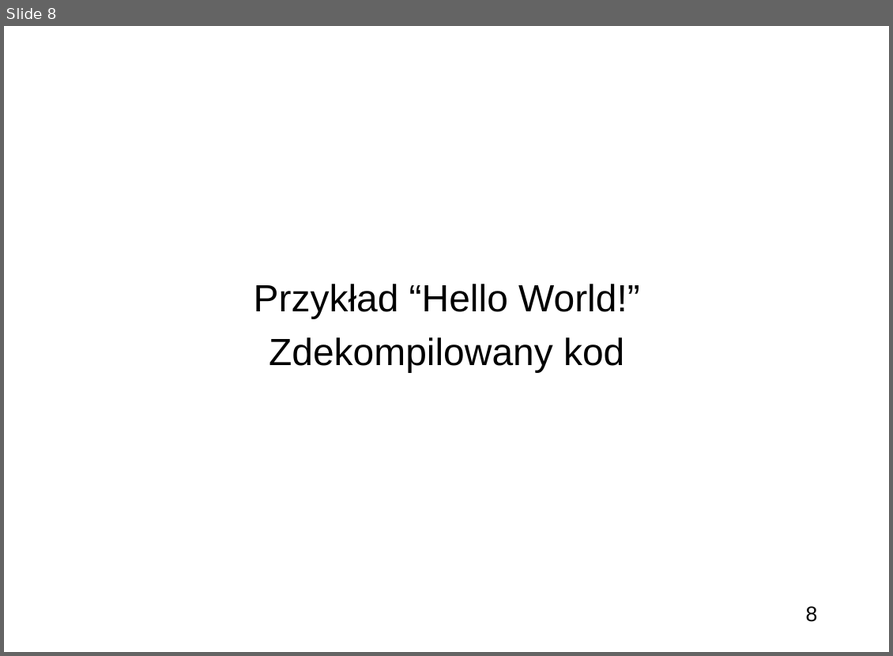
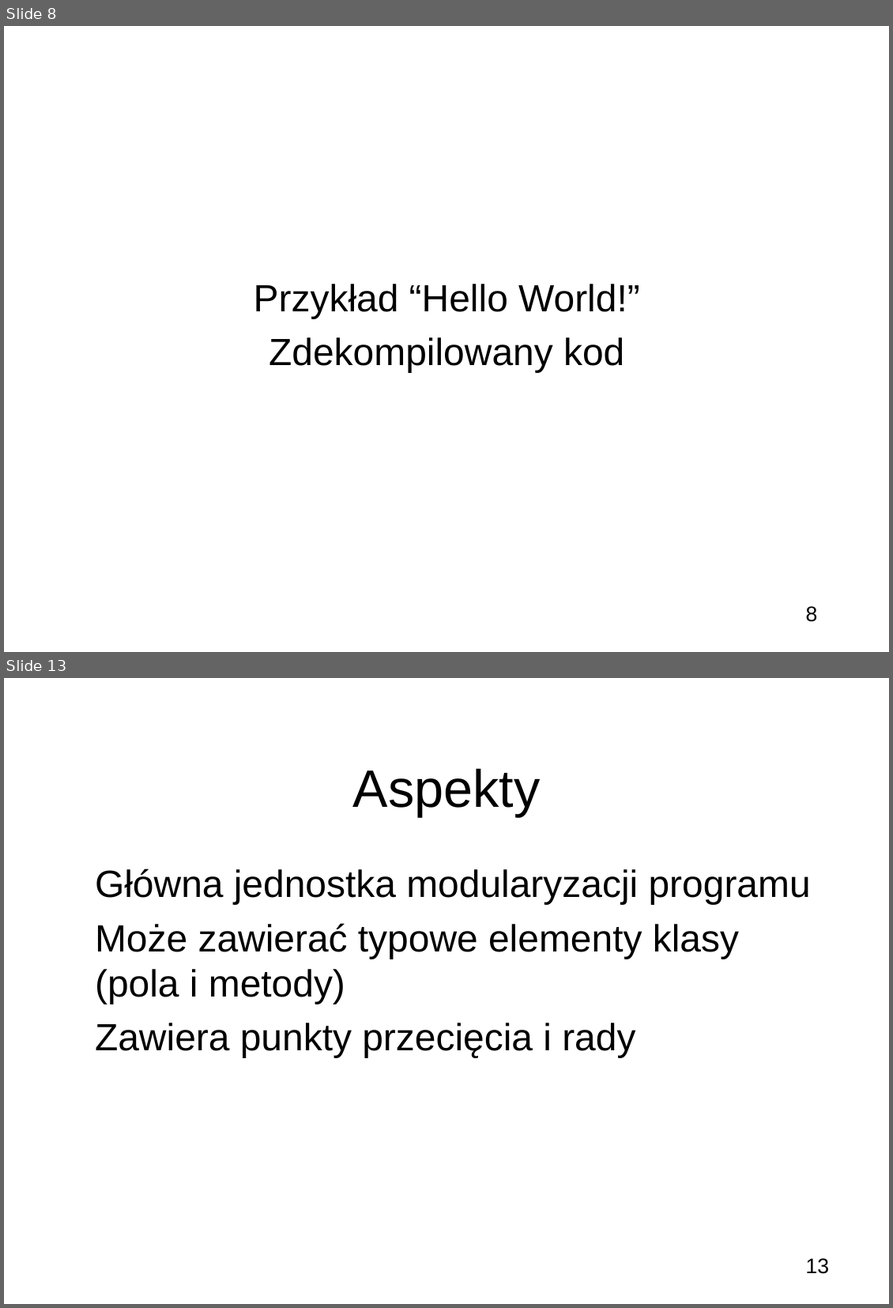
Before and after one commit to bercik/zti_seminar, a slide deck: prezentacja.odp. Shown one above the other, each under a label of ours: slide 8 before the commit, slides 8 and 13 after it; the slides between them are not shown. The pictures are 893x656 and 893x1308 pixels, drawn with LibreOffice and Linux fonts; fonts in the diff are those of the drawing; background and template pictures are left out. Boxes give left, top, right and bottom in pixels: in the first picture for what was removed or moved away, otherwise in the second. Text is boxed around its words. In the diff, an @@ line names an element or a change of style, - is before the commit and + after.

```diff
--- a/prezentacja.odp
+++ b/prezentacja.odp
@@ slide 13 added at (x1=4, y1=678, x2=889, y2=1304), background picture (left out); not listed: 1 template element that a slide beside it also shows @@
@@ title added at (x1=353, y1=768, x2=540, y2=816), 50 pt, text #000000 @@
+Aspekty
@@ subtitle added at (x1=95, y1=868, x2=811, y2=1057), 36 pt, text #000000 @@
+● Główna jednostka modularyzacji programu
+● Może zawierać typowe elementy klasy (pola i metody)
+● Zawiera punkty przecięcia i rady
```
Also in this commit, not shown: 1 slide changed, 5 other slides added.
